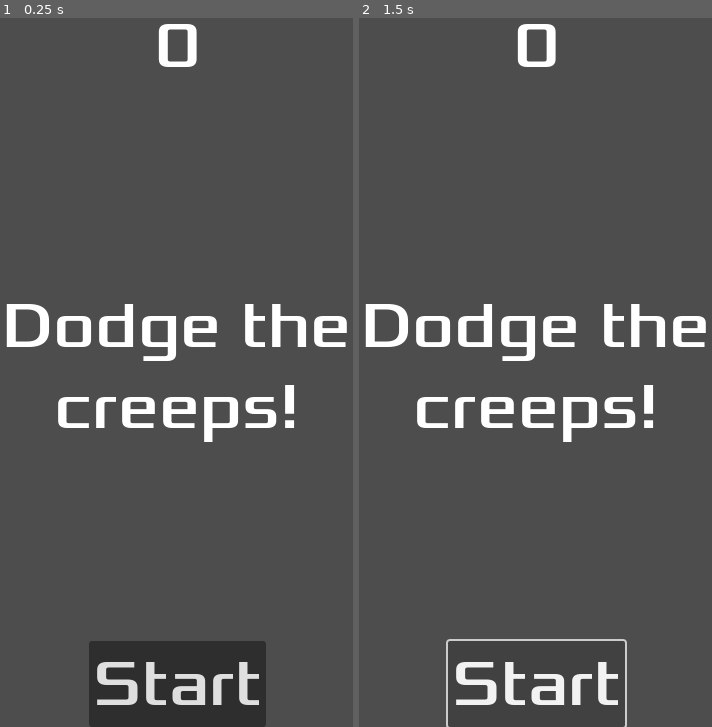
Above: before the commit, frames 1-2 (left to right).
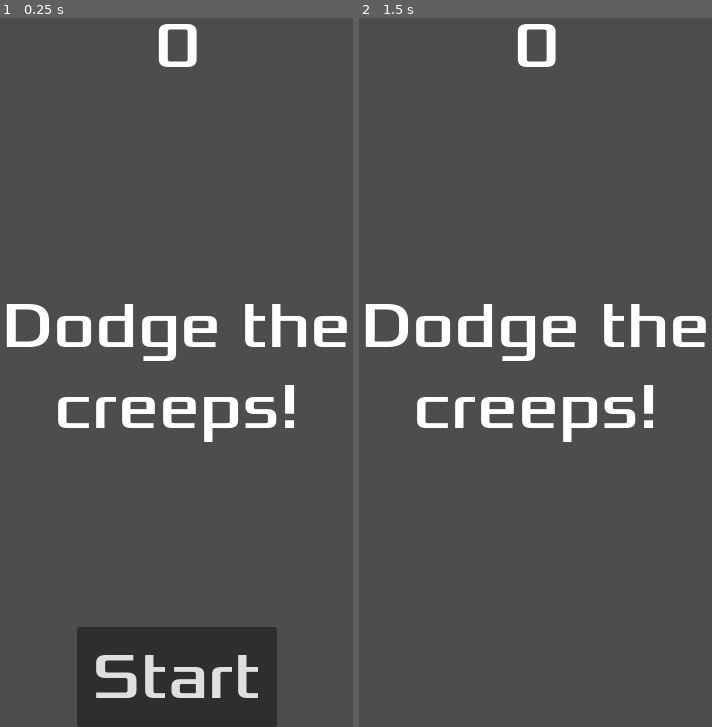
Above: after the commit, the same moments.

Repository: MarcosDolce23/godot-2DGameExample
Game: Godot game, scene res://hud.tscn
Same seed, same stepped clock (60 frames per second), same inputs: the game is played once before the commit and once after it. This scene is started directly instead of the project's main scene.
Inputs (mouse positions are in pixels of both pictures, inside the frame that each line leads up to):
- Up to frame 1 (0.25 s): no input
- Up to frame 2 (1.5 s): click "Start" at 0.5 s; click (535, 684) at 1.25 s, where only the run before the commit has a clickable "Start"

The runs differ from the first frame. In frame 1, 3.3% of the frame differs, in the area x 21-79%, y 85-100%; in frame 2, 1.4%.

Commit message:
StartButton

Diff:
--- /dev/null
+++ b/hud.gd
@@ -0,0 +1,40 @@
+extends CanvasLayer
+
+# Notifies `Main` node that the button has been pressed
+signal start_game
+
+# Called when the node enters the scene tree for the first time.
+func _ready():
+	pass # Replace with function body.
+
+
+# Called every frame. 'delta' is the elapsed time since the previous frame.
+func _process(delta):
+	pass
+
+func show_message(text):
+	$Message.text = text
+	$Message.show()
+	$MessageTimer.start()
+
+func show_game_over():
+	show_message("Game Over")
+	# Wait until the MessageTimer has counted down.
+	await $MessageTimer.timeout
+
+	$Message.text = "Dodge the Creeps!"
+	$Message.show()
+	# Make a one-shot timer and wait for it to finish.
+	await get_tree().create_timer(1.0).timeout
+	$StartButton.show()
+
+func update_score(score):
+	$ScoreLabel.text = str(score)
+
+
+func _on_start_button_pressed():
+	$StartButton.hide()
+	start_game.emit()
+
+func _on_message_timer_timeout():
+	$Message.hide()
--- a/hud.tscn
+++ b/hud.tscn
@@ -1,8 +1,10 @@
-[gd_scene load_steps=2 format=3 uid="uid://b3b5fprt486hg"]
+[gd_scene load_steps=3 format=3 uid="uid://b3b5fprt486hg"]
 
 [ext_resource type="FontFile" uid="uid://c67ajeoau1jfu" path="res://fonts/Xolonium-Regular.ttf" id="1_dp60i"]
+[ext_resource type="Script" path="res://hud.gd" id="1_efpat"]
 
 [node name="HUD" type="CanvasLayer"]
+script = ExtResource("1_efpat")
 
 [node name="ScoreLabel" type="Label" parent="."]
 anchors_preset = 5
@@ -43,9 +45,9 @@
 anchor_top = 1.0
 anchor_right = 0.5
 anchor_bottom = 1.0
-offset_left = -88.5
-offset_top = -86.0
-offset_right = 88.5
+offset_left = -100.0
+offset_top = -100.0
+offset_right = 100.0
 grow_horizontal = 2
 grow_vertical = 0
 theme_override_fonts/font = ExtResource("1_dp60i")
@@ -54,3 +56,8 @@
 "
 
 [node name="MessageTimer" type="Timer" parent="."]
+wait_time = 2.0
+one_shot = true
+
+[connection signal="pressed" from="StartButton" to="." method="_on_start_button_pressed"]
+[connection signal="timeout" from="MessageTimer" to="." method="_on_message_timer_timeout"]
